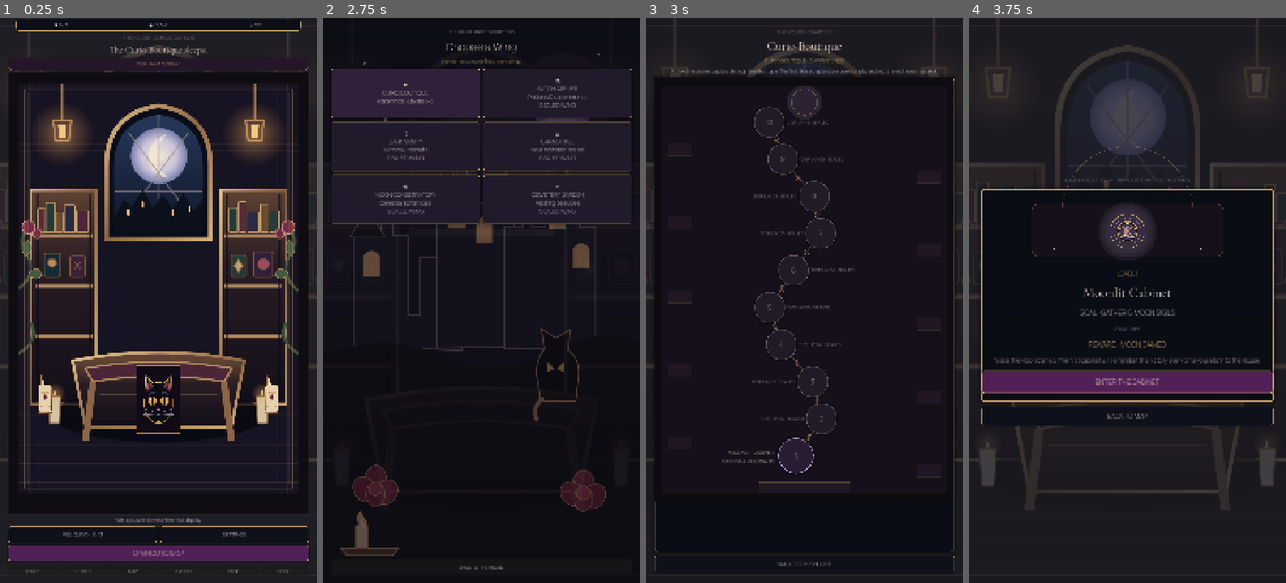
Above: before the commit, frames 1-4 (left to right).
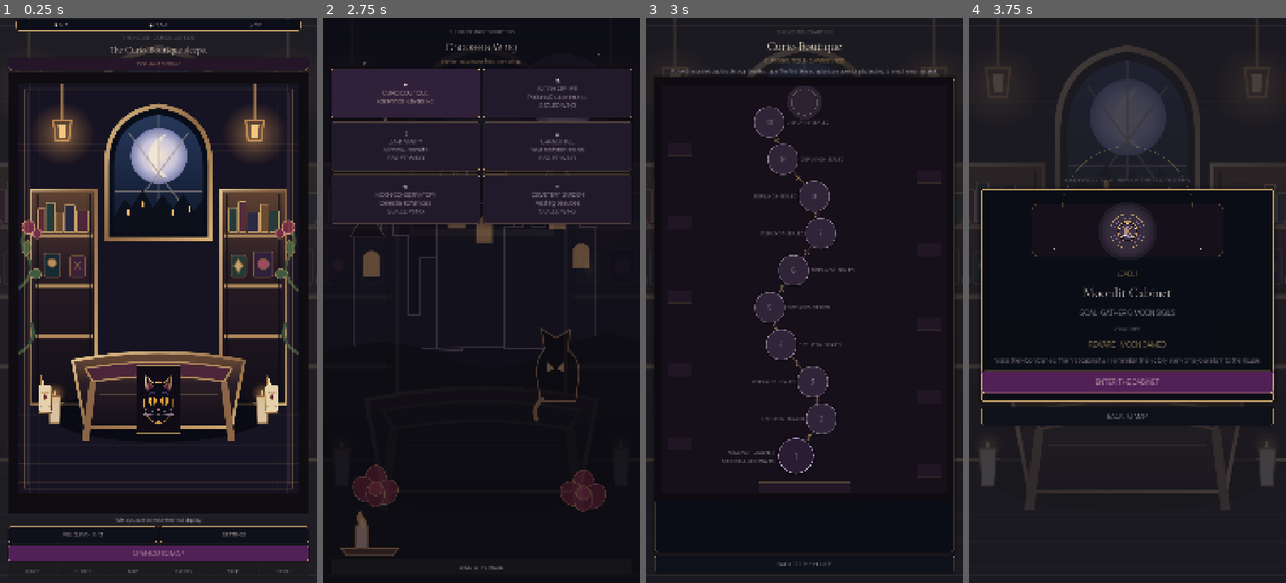
Above: after the commit, the same moments.

Repository: Jay-prodesign/akilta-match3
Game: Godot game, scene res://src/app/app_bootstrap.tscn
Same seed, same stepped clock (60 frames per second), same inputs: the game is played once before the commit and once after it.
Inputs:
- Up to frame 1 (0.25 s): no input
- Up to frame 2 (2.75 s): click "RELIQUARY · 0 / 3" at 0.5 s; click "BACK TO THE HOUSE" at 1.25 s; click "OPEN CURIO MAP" at 2 s
- Up to frame 3 (3 s): click "✦ CURIO BOUTIQUE Rare finds ·…" at 2.75 s
- Up to frame 4 (3.75 s): click "1" at 3.5 s

Frames 1-2 are identical in both runs. In frame 3, 0.4% of the frame differs, in the area x 34-60%, y 15-74%; in frame 4, nothing differs.

Commit message:
polish(map): raise sealed-level number and route-label contrast for phone screens

Diff:
--- a/src/ui/map/chapter_route_view.gd
+++ b/src/ui/map/chapter_route_view.gd
@@ -73,7 +73,7 @@
 		label.vertical_alignment = VERTICAL_ALIGNMENT_CENTER
 		label.autowrap_mode = TextServer.AUTOWRAP_WORD_SMART
 		label.add_theme_font_size_override("font_size", 19 if level_number == 1 else 16)
-		label.add_theme_color_override("font_color", BONE if level_number == 1 else Color("#B6A6B9"))
+		label.add_theme_color_override("font_color", BONE if level_number == 1 else Color("#D2C4D7"))
 		var on_right := center.x < route_width * 0.5
 		if on_right:
 			label.position = Vector2(center.x + diameter * 0.58, center.y - 27.0)
@@ -142,13 +142,13 @@
 		box.bg_color = Color("#2A1C32")
 		box.border_color = LILAC
 	else:
-		box.bg_color = Color("#211B27")
-		box.border_color = Color("#6E5B70")
+		box.bg_color = Color("#302538")
+		box.border_color = Color("#9A83A0")
 	button.add_theme_stylebox_override("normal", box)
 	button.add_theme_stylebox_override("hover", box)
 	button.add_theme_stylebox_override("pressed", box)
 	button.add_theme_stylebox_override("disabled", box)
-	button.add_theme_color_override("font_color", BONE if open else Color("#A99AAF"))
+	button.add_theme_color_override("font_color", BONE if open else Color("#D2C4D7"))
 	button.add_theme_color_override("font_disabled_color", Color("#B6A6B9"))
 	button.add_theme_font_size_override("font_size", 33 if button.name == "Level1" else 24)
 
